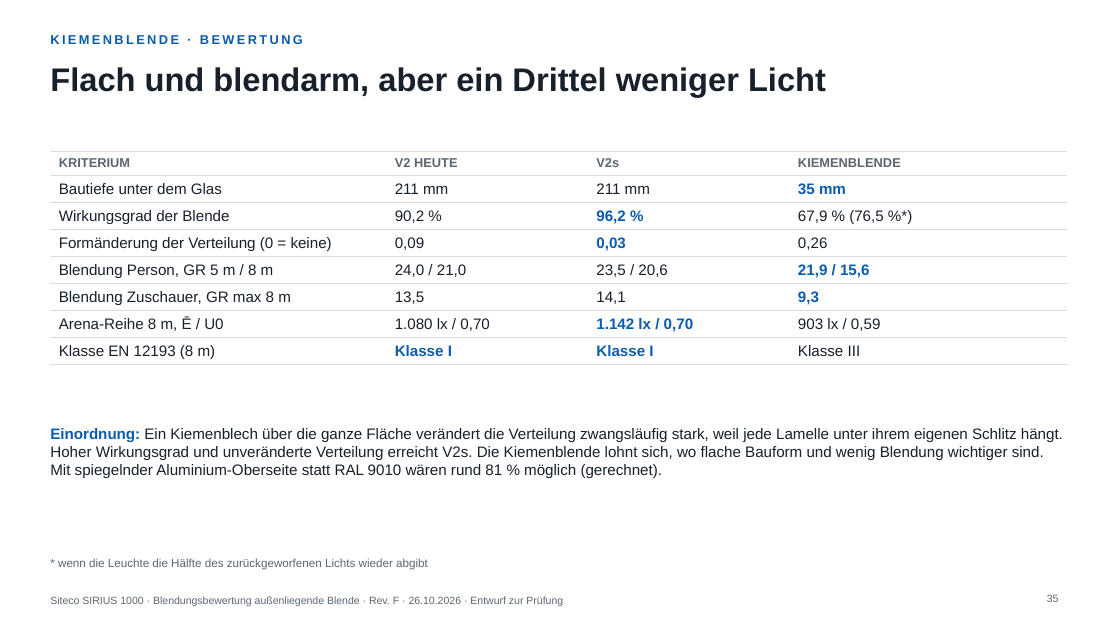
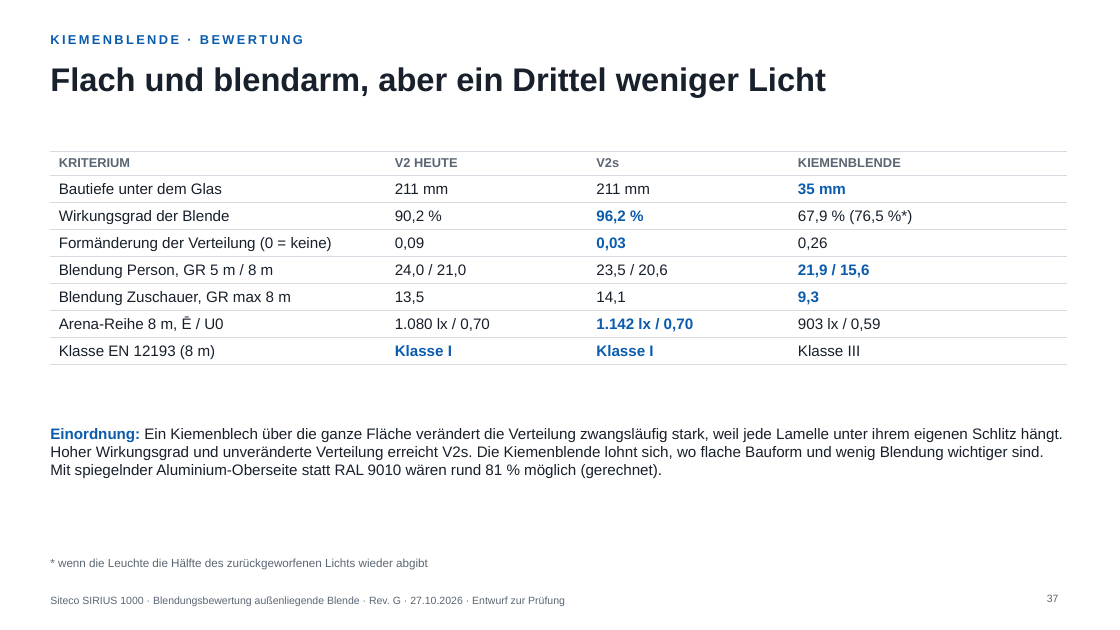
Before and after one commit to wielandroedel-cmyk/blender, a slide deck: slide 37 of lichtplanung/sirius1000/praesentation/Blendungsbewertung_SIRIUS1000_Blende.pptx (slide 35 before the commit). Drawn at 1120x630 pixels with LibreOffice and Linux fonts; fonts in the diff are those of the drawing. Boxes give left, top, right and bottom in pixels: in the first picture for what was removed or moved away, otherwise in the second. Text is boxed around its words. In the diff, an @@ line names an element or a change of style, - is before the commit and + after.

```diff
--- a/lichtplanung/sirius1000/praesentation/Blendungsbewertung_SIRIUS1000_Blende.pptx
+++ b/lichtplanung/sirius1000/praesentation/Blendungsbewertung_SIRIUS1000_Blende.pptx
@@ text at <box>50,596,565,606</box>: text changed @@
-Siteco SIRIUS 1000 · Blendungsbewertung außenliegende Blende · Rev. F · 26.10.2026 · Entwurf zur Prüfung
+Siteco SIRIUS 1000 · Blendungsbewertung außenliegende Blende · Rev. G · 27.10.2026 · Entwurf zur Prüfung
@@ page number at <box>1047,594,1059,602</box>: text changed @@
-35
+37
```
Also in this commit, not shown: 34 other slides changed, 2 slides added, 9 other files.
